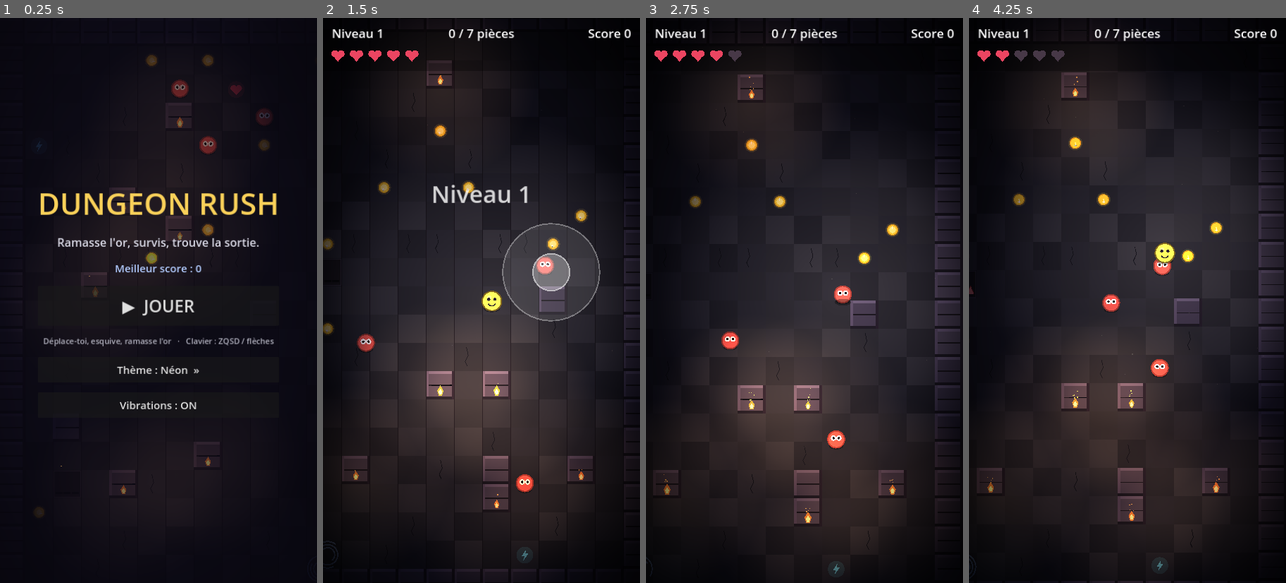
Above: before the commit, frames 1-4 (left to right).
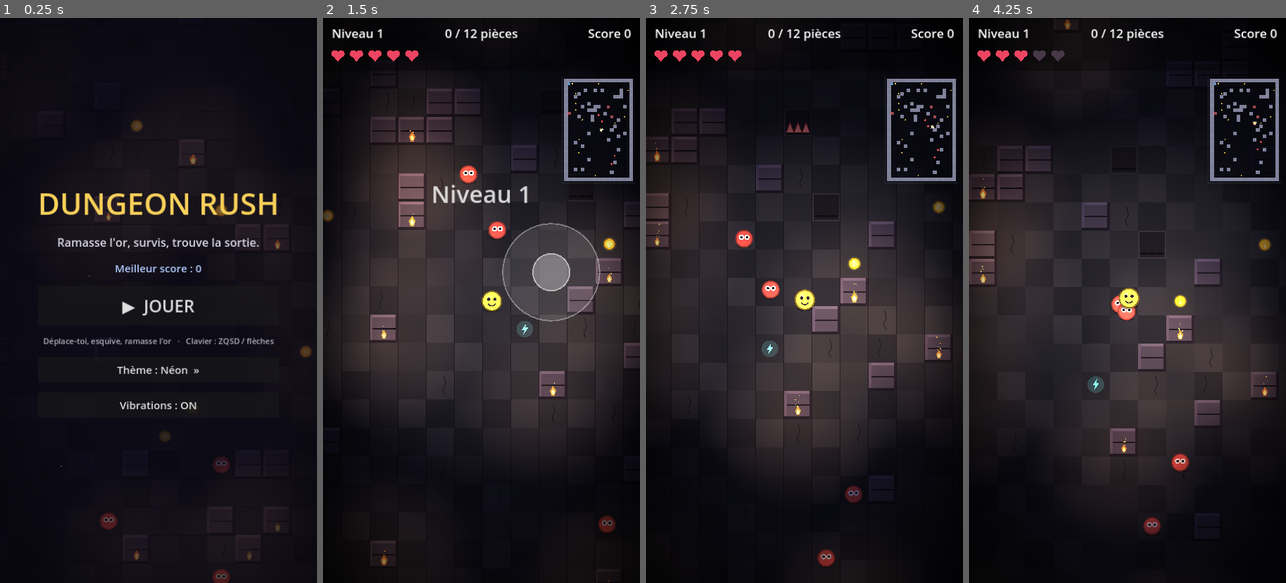
Above: after the commit, the same moments.

Repository: keerigan/godot-dungeon
Game: Godot game, scene res://scenes/Main.tscn
Two runs of this game, one before a commit and one after it. Both use one fixed random seed, a clock stepped at 60 frames per second and the inputs below.
Inputs (mouse positions are in pixels of both pictures, inside the frame that each line leads up to):
- Up to frame 1 (0.25 s): no input
- Up to frame 2 (1.5 s): click "▶ JOUER" at 0.5 s; move the mouse to (551, 272) at 1.27 s; hold D from 1.28 s (still down); click (551, 272) at 1.42 s
- Up to frame 3 (2.75 s): release D at 2 s; drag from (741, 328) to (864, 244) at 2.02 s
- Up to frame 4 (4.25 s): move the mouse to (1159, 176) at 2.77 s; hold D 2.78-3.5 s; drag from (1111, 413) to (1102, 198) at 3.52 s

The runs differ from the first frame. In frame 1, 2.4% of the frame differs, in the area x 11-99%, y 6-100%; in frame 2, 23%, in the area x 0-100%, y 1-100%; in frame 3, 22%; in frame 4, 23%.

Commit message:
Grande arène + mini-carte
- Arène agrandie (13x21 -> 21x31) : la caméra suit vraiment le héros
- Remplissage adapté (murs, pièces, ennemis, pièges, torches plus nombreux)
- Garantie de connexité (BFS depuis le départ) : portail/pièces toujours joignables
- Mini-carte en coin d'écran (murs, pièces, pièges, ennemis, portail, héros)

Validé : import + partie simulée headless sans erreur.

Co-Authored-By: Claude Opus 4.8 <noreply@anthropic.com>
Claude-Session: https://claude.ai/code/session_01WATrZWmuEbz921xMfBvaBQ

Diff:
--- a/scripts/Game.gd
+++ b/scripts/Game.gd
@@ -6,8 +6,8 @@
 ## Tout est dessiné / généré par code : aucun asset binaire.
 
 const TILE := 64
-const COLS := 13
-const ROWS := 21
+const COLS := 21
+const ROWS := 31
 const MAP_W := COLS * TILE
 const MAP_H := ROWS * TILE
 const SPAWN_CELL := Vector2i(COLS / 2, ROWS / 2)
@@ -70,6 +70,7 @@
 ]
 
 var walls: Array = []
+var _reachable: Dictionary = {}
 var wall_bodies: Array[StaticBody2D] = []
 var enemies: Array[Enemy] = []
 var coins: Array[Coin] = []
@@ -227,6 +228,7 @@
 func build_level() -> void:
 	_clear_level()
 	_generate_walls()
+	_compute_reachable()
 	_build_wall_bodies()
 	_build_astar()
 	_place_torches()
@@ -243,7 +245,7 @@
 	_spawn_portal(_farthest_cell(free_cells))
 
 	# Pièges (de plus en plus nombreux, jamais collés au départ)
-	var trap_count := 1 + int(level / 2)
+	var trap_count := mini(3 + int(level / 2), 9)
 	for i in trap_count:
 		if free_cells.is_empty():
 			break
@@ -252,7 +254,7 @@
 			_spawn_trap(tc)
 
 	# Pièces
-	coins_on_level = 6 + level
+	coins_on_level = mini(10 + level * 2, 44)
 	coins_left = 0
 	for i in coins_on_level:
 		if free_cells.is_empty():
@@ -270,7 +272,7 @@
 		_spawn_powerup(free_cells.pop_back(), kind)
 
 	# Ennemis variés, loin du héros
-	var enemy_count := mini(2 + level, 8)
+	var enemy_count := mini(3 + level, 10)
 	var placed := 0
 	for c in free_cells:
 		if placed >= enemy_count:
@@ -400,7 +402,7 @@
 		for x in COLS:
 			row.append(x == 0 or y == 0 or x == COLS - 1 or y == ROWS - 1)
 		walls.append(row)
-	var blocks := 8 + level * 3
+	var blocks := 34 + level * 5
 	for i in blocks:
 		var x := randi_range(2, COLS - 3)
 		var y := randi_range(2, ROWS - 3)
@@ -436,7 +438,7 @@
 			if not walls[y + 1][x]:   # mur avec du sol en dessous
 				candidates.append(Vector2i(x, y))
 	candidates.shuffle()
-	var count: int = min(6, candidates.size())
+	var count: int = min(12, candidates.size())
 	for i in count:
 		var cell: Vector2i = candidates[i]
 		var pos := _cell_to_world(cell.x, cell.y) + Vector2(0, TILE * 0.35)
@@ -501,12 +503,30 @@
 			lt.energy = 0.82 + sin(_time * 9.0 + ph) * 0.13 + randf() * 0.05
 
 
+func _compute_reachable() -> void:
+	_reachable.clear()
+	var q: Array = [SPAWN_CELL]
+	_reachable[SPAWN_CELL] = true
+	var dirs := [Vector2i(1, 0), Vector2i(-1, 0), Vector2i(0, 1), Vector2i(0, -1)]
+	while not q.is_empty():
+		var c: Vector2i = q.pop_back()
+		for d in dirs:
+			var n: Vector2i = c + d
+			if n.x < 0 or n.y < 0 or n.x >= COLS or n.y >= ROWS:
+				continue
+			if walls[n.y][n.x] or _reachable.has(n):
+				continue
+			_reachable[n] = true
+			q.append(n)
+
+
 func _free_cells() -> Array:
 	var cells: Array = []
 	for y in ROWS:
 		for x in COLS:
-			if not walls[y][x] and Vector2i(x, y) != SPAWN_CELL:
-				cells.append(Vector2i(x, y))
+			var c := Vector2i(x, y)
+			if not walls[y][x] and c != SPAWN_CELL and _reachable.has(c):
+				cells.append(c)
 	return cells
 
 
@@ -779,6 +799,11 @@
 	hearts.position = Vector2(34, 84)
 	hud_root.add_child(hearts)
 
+	var mm := Minimap.new()
+	mm.game = self
+	mm.position = Vector2(720 - Minimap.MM_W - 16, 138)
+	hud_root.add_child(mm)
+
 	flash_label = Label.new()
 	flash_label.add_theme_font_size_override("font_size", 54)
 	flash_label.horizontal_alignment = HORIZONTAL_ALIGNMENT_CENTER
--- /dev/null
+++ b/scripts/Minimap.gd
@@ -0,0 +1,67 @@
+class_name Minimap
+extends Node2D
+
+## Mini-carte du donjon (coin de l'écran). Lit l'état du jeu via `game`.
+
+var game            ## Référence au nœud Game (accès dynamique)
+
+const MM_W := 156.0   ## Largeur de la mini-carte (px écran)
+
+
+func _process(_delta: float) -> void:
+	queue_redraw()
+
+
+func _draw() -> void:
+	if game == null:
+		return
+	var walls = game.walls
+	if walls.is_empty():
+		return
+	var rows: int = walls.size()
+	var cols: int = walls[0].size()
+	var cw: float = MM_W / cols
+	var mm_h: float = cw * rows
+	var tile: float = game.TILE
+
+	# Fond
+	draw_rect(Rect2(-5, -5, MM_W + 10, mm_h + 10), Color(0.03, 0.03, 0.06, 0.62))
+	draw_rect(Rect2(-5, -5, MM_W + 10, mm_h + 10), Color(1, 1, 1, 0.12), false, 1.0)
+
+	# Murs
+	for y in rows:
+		for x in cols:
+			if walls[y][x]:
+				draw_rect(Rect2(x * cw, y * cw, cw + 0.6, cw + 0.6), Color(0.55, 0.56, 0.66, 0.9))
+
+	# Pièces
+	for c in game.coins:
+		if is_instance_valid(c):
+			draw_circle(_to_mm(c.position, tile, cw), 1.5, Color(1.0, 0.85, 0.3))
+
+	# Pièges
+	for t in game.traps:
+		if is_instance_valid(t):
+			var p := _to_mm(t.position, tile, cw)
+			draw_rect(Rect2(p - Vector2(cw * 0.45, cw * 0.45), Vector2(cw * 0.9, cw * 0.9)),
+				Color(0.85, 0.4, 0.4, 0.7))
+
+	# Portail
+	if is_instance_valid(game.portal):
+		var col := Color(0.5, 0.9, 1.0) if game.portal.active else Color(0.4, 0.6, 0.8)
+		draw_circle(_to_mm(game.portal.position, tile, cw), 3.2, col)
+
+	# Ennemis
+	for e in game.enemies:
+		if is_instance_valid(e):
+			draw_circle(_to_mm(e.global_position, tile, cw), 2.2, Color(0.95, 0.32, 0.30))
+
+	# Héros
+	if is_instance_valid(game.player):
+		var pp := _to_mm(game.player.global_position, tile, cw)
+		draw_circle(pp, 2.6, Color(1.0, 1.0, 0.65))
+		draw_arc(pp, 3.8, 0.0, TAU, 12, Color(1, 1, 1, 0.85), 1.0)
+
+
+func _to_mm(world: Vector2, tile: float, cw: float) -> Vector2:
+	return Vector2(world.x / tile * cw, world.y / tile * cw)
